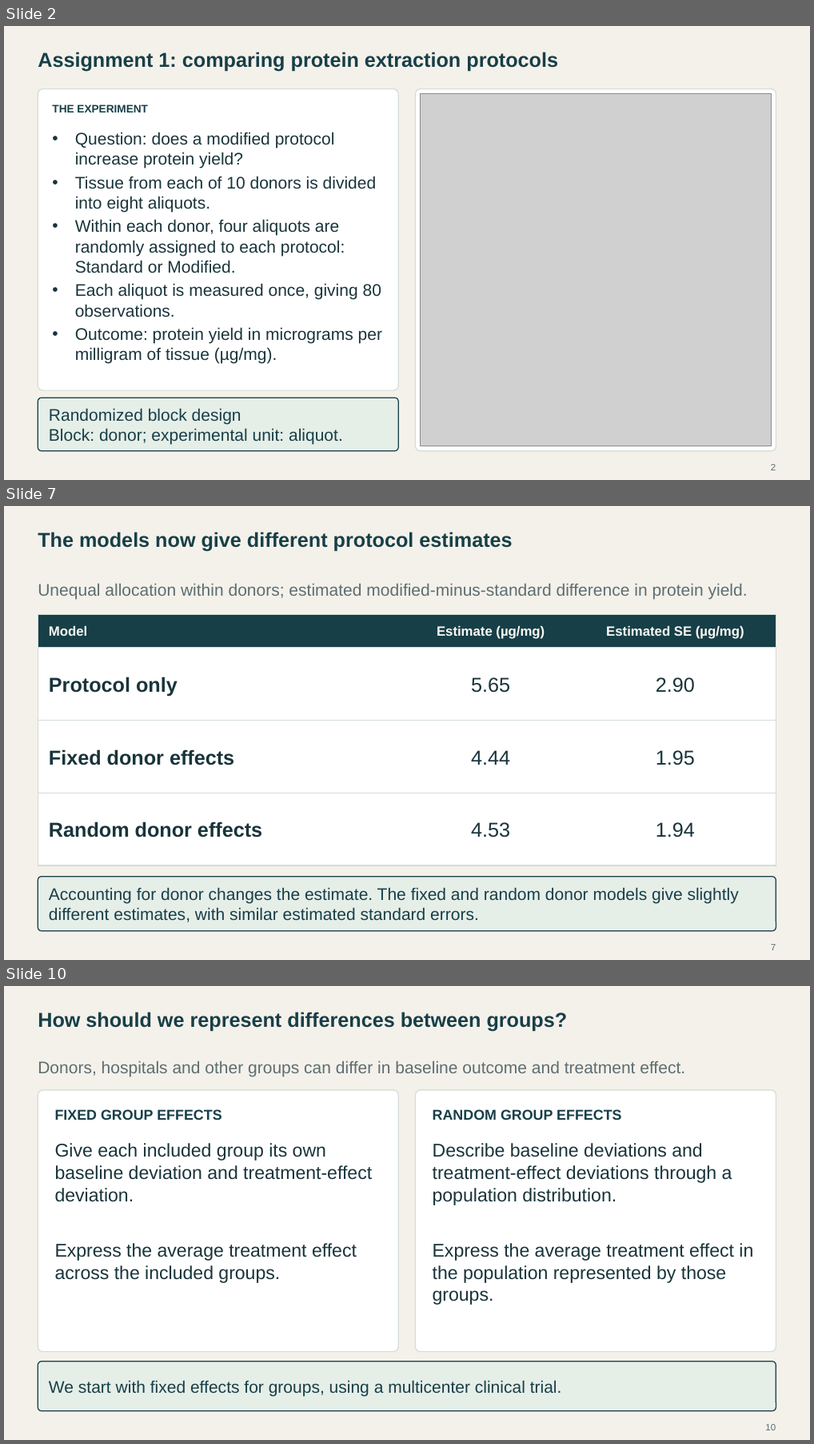
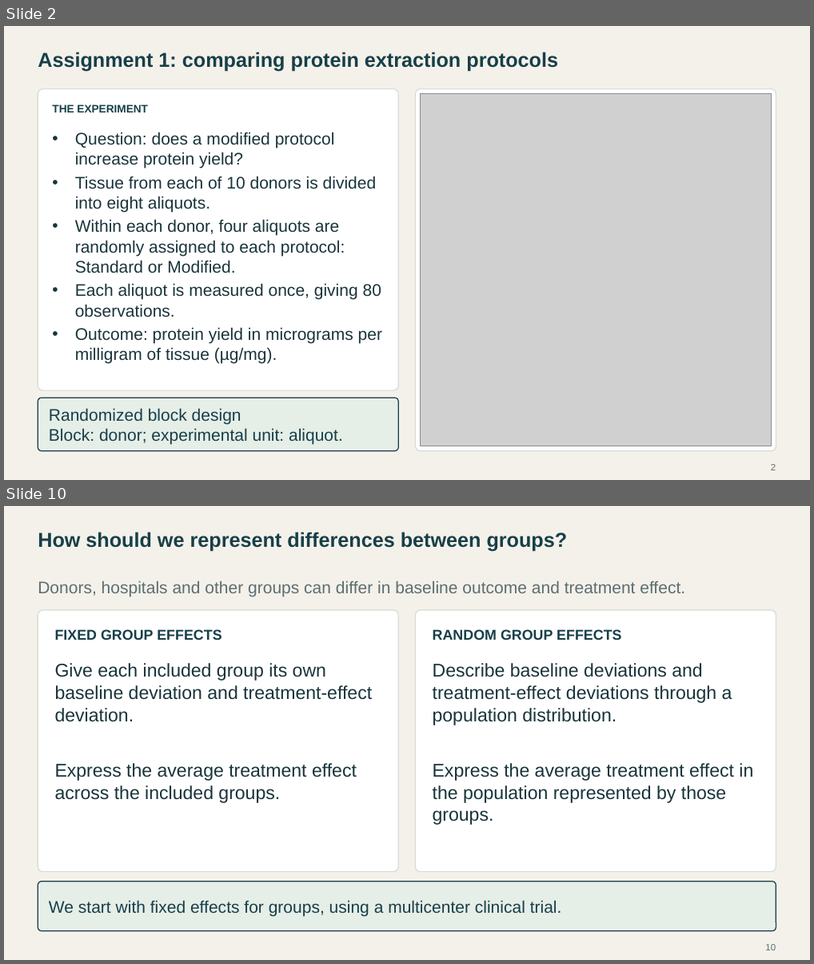
Before and after one commit to Postmus/BeyondMLR, a slide deck: lectures_2627/week2/Beyond_MLR_Week_2.pptx. Shown one above the other, each under a label of ours: slides 2, 7 and 10 before the commit, slides 2 and 10 after it; the slides between them are not shown. The pictures are 814x1444 and 814x964 pixels, drawn with LibreOffice and Linux fonts; fonts in the diff are those of the drawing; grey boxes stand for pictures. Boxes give left, top, right and bottom in pixels: in the first picture for what was removed or moved away, otherwise in the second. Text is boxed around its words. In the diff, an @@ line names an element or a change of style, - is before the commit and + after.

```diff
--- a/lectures_2627/week2/Beyond_MLR_Week_2.pptx
+++ b/lectures_2627/week2/Beyond_MLR_Week_2.pptx
@@ slide 7 removed at (x1=4, y1=506, x2=810, y2=960), background #F4F1EA @@
@@ text removed at (x1=38, y1=532, x2=512, y2=552) @@
-The models now give different protocol estimates
@@ text removed at (x1=38, y1=584, x2=748, y2=599) @@
-Unequal allocation within donors; estimated modified-minus-standard difference in protein yield.
@@ rectangle removed at (x1=38, y1=614, x2=777, y2=648) @@
@@ rectangle removed at (x1=38, y1=648, x2=777, y2=720) @@
@@ text removed at (x1=49, y1=626, x2=87, y2=636) @@
-Model
@@ text removed at (x1=437, y1=626, x2=545, y2=639) @@
-Estimate (µg/mg)
@@ text removed at (x1=606, y1=626, x2=745, y2=639) @@
-Estimated SE (µg/mg)
@@ text removed at (x1=49, y1=676, x2=178, y2=696) @@
-Protocol only
@@ text removed at (x1=471, y1=677, x2=510, y2=692) @@
-5.65
@@ text removed at (x1=656, y1=677, x2=695, y2=692) @@
-2.90
@@ rectangle removed at (x1=38, y1=720, x2=777, y2=792) @@
@@ text removed at (x1=49, y1=749, x2=234, y2=765) @@
-Fixed donor effects
@@ text removed at (x1=471, y1=750, x2=510, y2=764) @@
-4.44
@@ text removed at (x1=656, y1=750, x2=695, y2=765) @@
-1.95
@@ rectangle removed at (x1=38, y1=792, x2=777, y2=865) @@
@@ text removed at (x1=49, y1=821, x2=262, y2=837) @@
-Random donor effects
@@ text removed at (x1=471, y1=822, x2=510, y2=837) @@
-4.53
@@ text removed at (x1=656, y1=822, x2=695, y2=837) @@
-1.94
@@ rounded rectangle removed at (x1=38, y1=876, x2=777, y2=931) @@
@@ text removed at (x1=49, y1=887, x2=739, y2=922) @@
-Accounting for donor changes the estimate. The fixed and random donor models give slightly different estimates, with similar estimated standard errors.
@@ page number removed at (x1=771, y1=944, x2=776, y2=950) @@
-7
```
Also in this commit, not shown: 1 slide changed, 6 slides added, 5 other slides removed, 24 other files.
